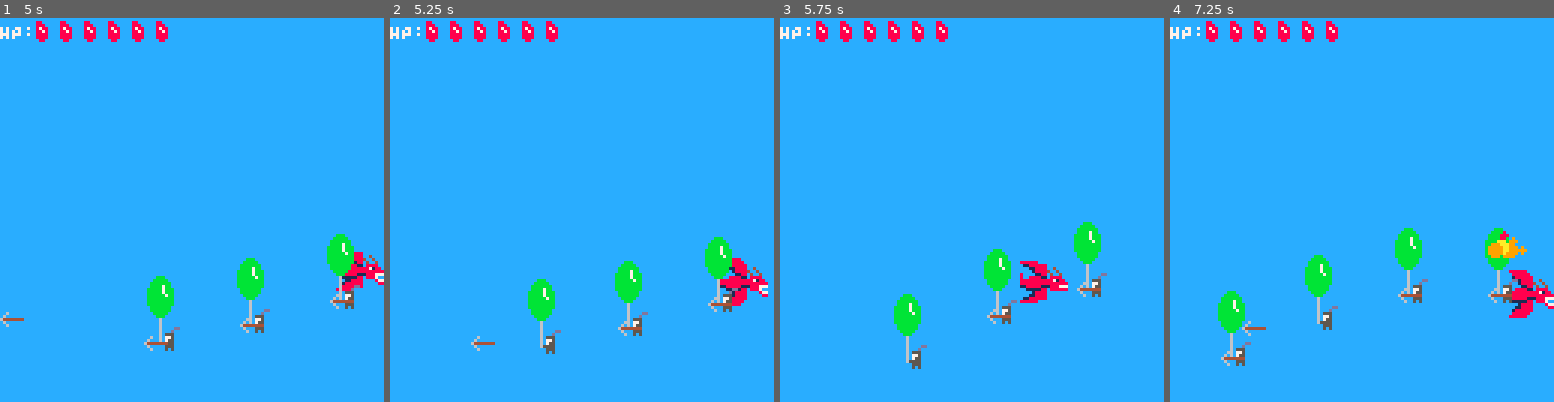
Above: before the commit, frames 1-4 (left to right).
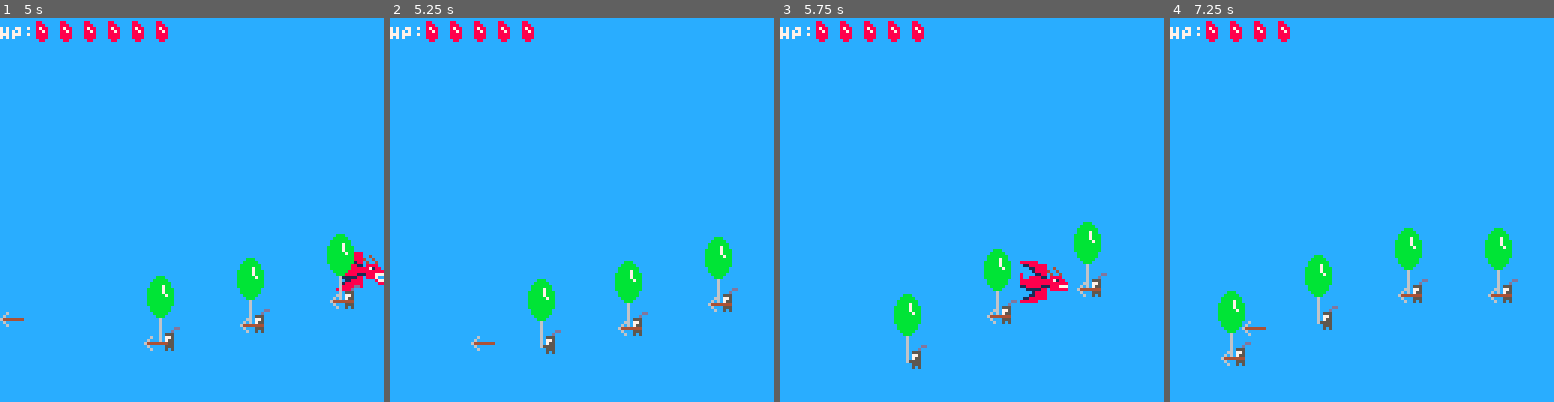
Above: after the commit, the same moments.

Repository: Sleeping-Robot-Games/dragons-scale
Game: PICO-8 cartridge dragons-scale.p8
Same seed, same stepped clock (60 frames per second), same inputs: the game is played once before the commit and once after it.
Inputs:
- Up to frame 1 (5 s): tap O (Z key) at 0.33, 0.7, 1.43, 2.22, 3.1, 3.98, 4.87 s; tap X (X key) at 1.07, 2.07, 2.4, 2.73, 3.07, 3.4, 3.73, 4.07, 4.4, 4.73 s; hold Left 1.97-2.37 s; hold Down 2.42-2.82 s; hold Right 2.87-3.53 s; hold Up 3.58-4.08 s; hold Right 4.13-4.53 s; hold Down from 4.58 s (still down)
- Up to frame 2 (5.25 s): tap X (X key) at 5.07 s; release Down at 5.08 s; hold Left from 5.13 s (still down)
- Up to frame 3 (5.75 s): keep holding Left; tap X (X key) at 5.4, 5.73 s
- Up to frame 4 (7.25 s): tap O (Z key) at 5.75, 6.63 s; release Left at 5.8 s; hold Up 5.85-6.18 s; tap X (X key) every 0.33 s from 6.07 to 7.07 s; hold Left 6.23-6.63 s; hold Down 6.68-7.08 s; hold Right from 7.13 s (still down)

Frame 1 is identical in both runs. In frame 2, 0.9% of the frame differs, in the area x 40-99%, y 0-75%; in frame 3, 0.1%; in frame 4, 1.5%, in the area x 34-100%, y 0-79%.

Commit message:
player heals and better damage

Diff:
--- a/dragons-scale.p8
+++ b/dragons-scale.p8
@@ -43,14 +43,14 @@
 80000118011888880000000000000000000000000000000000000000000000000000000000000000000000000000000000000000060000000000000bbbbb0000
 800888818888880000000000000000000000000000000000000000000000000000000000000000000000000000000000000000000060000000000000bbb00000
 88888888000000000000000000000000000000000000000000000000000000000000000000000000000000000000000000000000000000000000000000000000
-0000000088888888000000000000000000000000000000000000000000000000000000000000000000000000000000000000000000000000d0000000000000dd
-8888880011888881000000000000000000000000000000000000000000000000000000000000000000000000000000000000000000000000d000000000000d00
-08888888001111180000000000000000000000000000000000000000000000000000000000000000000000000000000000000000000000000d55500000055500
-00188888000118880000000000000000000000000000000000000000000000000000000000000000000000000000000000000000000000000057550000077500
-00011888001888880000000000000000000000000000000000000000000000000000000000000000000000000000000000000000000000000057755000075500
-00000118088888880000000000000000000000000000000000000000000000000000000000000000000000000000000000000000000000000000555000555500
-80088881888888000000000000000000000000000000000000000000000000000000000000000000000000000000000000000000000000000000555000055500
-88888888000000000000000000000000000000000000000000000000000000000000000000000000000000000000000000000000000000000000505000050500
+00000000888888880000000000000000000000000000000000000000000000000000000000000000000000000000000000000000000000eed0000000000000dd
+8888880011888881000000000000000000000000000000000000000000000000000000000000000000000000000000000000000000000e00d000000000000d00
+08888888001111180000000000000000000000000000000000000000000000000000000000000000000000000000000000000000000888000d55500000055500
+00188888000118880000000000000000000000000000000000000000000000000000000000000000000000000000000000000000000778000057550000077500
+00011888001888880000000000000000000000000000000000000000000000000000000000000000000000000000000000000000000788000057755000075500
+00000118088888880000000000000000000000000000000000000000000000000000000000000000000000000000000000000000008888000000555000555500
+80088881888888000000000000000000000000000000000000000000000000000000000000000000000000000000000000000000000888000000555000055500
+88888888000000000000000000000000000000000000000000000000000000000000000000000000000000000000000000000000000808000000505000050500
 __gff__
 0000000000000000000000000000000001000000000000000000000000000000010100000000000000000000000000000101000000000000000000000000000000000000000000000000000000000000000000000000000000000000000000000000000000000000000000000000000000000000000000000000000000000000
 0000000000000000000000000000000000000000000000000000000000000000000000000000000000000000000000000000000000000000000000000000000000000000000000000000000000000000000000000000000000000000000000000000000000000000000000000000000000000000000000000000000000000000
--- a/scripts/collisions.lua
+++ b/scripts/collisions.lua
@@ -63,13 +63,16 @@
         local player_top = player.y - 4
         local player_bottom = player.y + 4
 
-        if knight.balloon.popped
-                and player_left < knight_right
+        if player_left < knight_right
                 and player_right > knight_left
                 and player_top < knight_bottom
                 and player_bottom > knight_top then
-            del(knights, knight)
-        else
+            if knight.balloon.popped and player.is_dashing then
+                heal_player(1)
+                del(knights, knight)
+            elseif not knight.balloon.popped then
+                damage_player(1)
+            end
         end
     end
 end
--- a/scripts/enemy.lua
+++ b/scripts/enemy.lua
@@ -1,4 +1,6 @@
 function damage_enemy(enemies, enemy)
     enemy.hp -= 1
+    -- Set to flash for 10 frames
+    enemy.damage_timer = 10
     if (enemy.hp <= 0) del(enemies, enemy)
 end
--- a/scripts/knight.lua
+++ b/scripts/knight.lua
@@ -18,6 +18,7 @@
             offset = rnd(1000),
             shoot_timer = 0,
             reload_timer = 0,
+            damage_timer = 0,
             balloon = {
                 x = knight_x - 7,
                 y = knight_y - 18,
@@ -66,7 +67,41 @@
                 -- Increment shoot timer
                 knight.shoot_timer += 1
             end
+
+            -- Decrease the damage timer if it's active
+            if knight.damage_timer > 0 then
+                knight.damage_timer -= 1
+            end
         end
+    end
+end
+
+function draw_knights()
+    for knight in all(knights) do
+        if knight.balloon.popped then
+            spr(62, knight.x, knight.y)
+        else
+            local sprite_id = 63
+            if knight.damage_timer > 0 and flr(time() * 10) % 2 == 0 then
+                sprite_id = 61
+            end
+            spr(sprite_id, knight.x, knight.y)
+        end
+        draw_balloon(knight.balloon)
+        if knight.balloon.hp < 2 and not knight.balloon.popped then
+            spawn_fire_particle(
+                knight.balloon.x + 8,
+                knight.balloon.y + 8,
+                knight.balloon.fire_particles,
+                8,
+                1,
+                2,
+                -1,
+                -0.25
+            )
+            draw_fire_particles(knight.balloon.fire_particles)
+        end
+        if (not knight.weapon.shot) draw_knight_weapon(knight.weapon)
     end
 end
 
--- a/scripts/main.lua
+++ b/scripts/main.lua
@@ -77,30 +77,7 @@
         draw_fire_particles(fireball.fire_particles)
     end
 
-    -- Draw knights
-    for knight in all(knights) do
-        -- Draw knight
-        if knight.balloon.popped then
-            spr(62, knight.x, knight.y)
-        else
-            spr(63, knight.x, knight.y)
-        end
-        draw_balloon(knight.balloon)
-        if knight.balloon.hp < 2 and not knight.balloon.popped then
-            spawn_fire_particle(
-                knight.balloon.x + 8,
-                knight.balloon.y + 8,
-                knight.balloon.fire_particles,
-                8,
-                1,
-                2,
-                -1,
-                -0.25
-            )
-            draw_fire_particles(knight.balloon.fire_particles)
-        end
-        if (not knight.weapon.shot) draw_knight_weapon(knight.weapon)
-    end
+    draw_knights()
 
     for weapon in all(knight_weapons) do
         draw_knight_weapon(weapon)
--- a/scripts/player.lua
+++ b/scripts/player.lua
@@ -35,6 +35,10 @@
         player.hp -= dmg
         player.invincible_timer = 30 -- Set player invincibility for 30 frames
     end
+end
+
+function heal_player(amount)
+    player.hp = min(player.hp + amount, 6)
 end
 
 function shoot_fireball()
